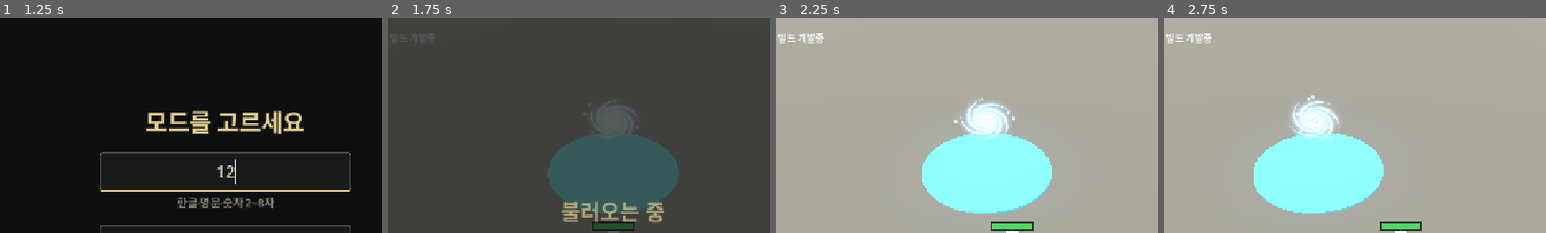
Above: before the commit, frames 1-4 (left to right).
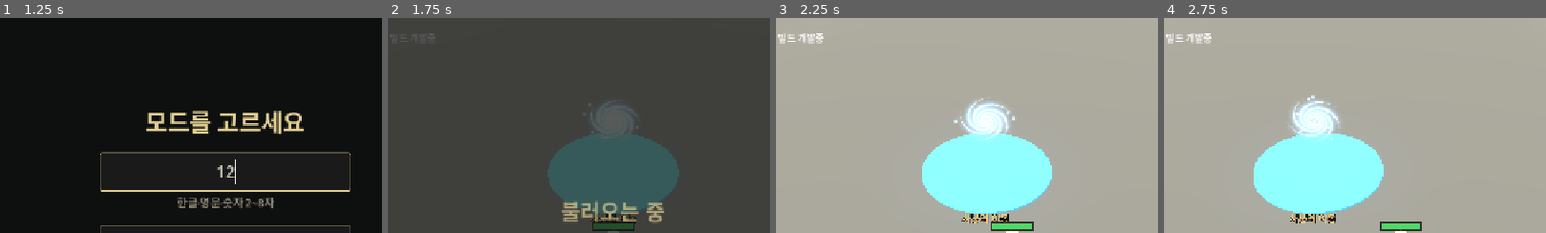
Above: after the commit, the same moments.

Repository: gogoalswo/MMORPG
Game: Godot game, scene res://start.tscn
The game is run twice, just before and just after one commit, with the same random seed, the same clock (stepped at 60 frames per second) and the same inputs.
Inputs (mouse positions are % of the whole screen's width and height, from its top left):
- Up to frame 1 (1.25 s): click (50, 36) at 0.52 s; type "12" at 0.6 s
- Up to frame 2 (1.75 s): click (50, 57) at 1.27 s
- Up to frame 3 (2.25 s): tap Enter at 2 s; move the mouse to (72, 45) at 2.02 s; hold D from 2.03 s (still down); tap 1 at 2.1 s; click (72, 45) at 2.17 s
- Up to frame 4 (2.75 s): keep holding D
The pictures show only the part of the screen within x 20-70%, y 0-50%; the shares and areas given below are measured in that part.

Frame 1 is identical in both runs. In frame 2, 0.1% of the frame differs, in the area x 53-65%, y 91-96%; in frame 3, 0.4%, in the area x 48-61%, y 91-96%; in frame 4, 0.4%.

Commit message:
차원문 아래에 '사냥터 이동' 글자를 띄운다
받침 앞 땅 가까이에 Label3D 를 billboard 로 띄워 문이 무엇인지 바로 알게 한다.
색은 단추 글자와 같은 주황빛 금 + 검은 테. ui_test 가 글자 위치를 본다.

Co-Authored-By: Claude Opus 5.5 <noreply@anthropic.com>
Claude-Session: https://claude.ai/code/session_014Npfdw5MWh7KWUaj4PP3WX

Diff:
--- a/godot/game/game.gd
+++ b/godot/game/game.gd
@@ -5034,7 +5034,7 @@
 	# 차원문. 여기 들어가면 존이 바뀐다 (World._check_gate)
 	var gate: Dictionary = zone.get("gate", {})
 	if not gate.is_empty():
-		var portal := Portal.create(gate)
+		var portal := Portal.create(gate, _ui_root.theme.default_font if _ui_root.theme != null else null)
 		portal.position.y = _ground_y(portal.position.x, portal.position.z)
 		_zone_node.add_child(portal)
 
--- a/godot/game/portal.gd
+++ b/godot/game/portal.gd
@@ -9,15 +9,22 @@
 
 const MODEL := "res://assets/models/varco_portal.glb"
 
+## 문 발치에 띄우는 글자. 단추 글자와 같은 주황빛 금 + 검은 테 (ui-art-style.md "단추 결")
+const LABEL_TEXT := "사냥터 이동"
+const LABEL_COLOR := Color("#f8c878")
+const LABEL_OUTLINE := Color("#141816")
 
-## 존 노드에 세울 차원문. gate 는 zones.json 의 gate 그대로
-static func create(gate: Dictionary) -> Node3D:
+
+## 존 노드에 세울 차원문. gate 는 zones.json 의 gate 그대로.
+## font 는 화면 글꼴(NPC 이름표와 같은 것) — 없으면 고도 기본 글꼴로 쓴다
+static func create(gate: Dictionary, font: Font = null) -> Node3D:
 	var pos: Array = gate.get("position", [0, 0])
 	var radius := float(gate.get("radius", 2.6))
 	var color := Color(gate.get("color", "#4aa8ff"))
 	var root := Node3D.new()
 	root.name = "Portal"
 	root.position = Vector3(float(pos[0]), 0.0, float(pos[1]))
+	root.add_child(_label(radius, font))
 
 	if ResourceLoader.exists(MODEL):
 		var packed: PackedScene = load(MODEL)
@@ -51,6 +58,26 @@
 	return root
 
 
+## 문 아래 "사냥터 이동". 받침 앞(카메라 쪽) 땅 가까이에 두고 늘 카메라를 보게 한다.
+## 받침에 가려지지 않게 깊이 검사를 끈다 — NPC 이름표와 같은 규칙
+static func _label(radius: float, font: Font) -> Label3D:
+	var label := Label3D.new()
+	label.name = "PortalLabel"
+	label.text = LABEL_TEXT
+	if font != null:
+		label.font = font
+	label.font_size = 72
+	label.pixel_size = 0.005
+	label.modulate = LABEL_COLOR
+	label.outline_modulate = LABEL_OUTLINE
+	label.outline_size = 14
+	label.billboard = BaseMaterial3D.BILLBOARD_ENABLED
+	label.no_depth_test = true
+	var facing := Vector3(sin(CameraRig.YAW), 0.0, cos(CameraRig.YAW))
+	label.position = facing * radius * 1.15 + Vector3(0.0, 0.15, 0.0)
+	return label
+
+
 ## 화면에서 쏜 선이 **소용돌이 원판**에 닿나.
 ##
 ## 2026-09-18 요청: "포탈 클릭 영역을 이펙트 있는 곳 눌러야 UI 열도록, 지금 너무 넓어".
--- a/godot/tests/ui_test.gd
+++ b/godot/tests/ui_test.gd
@@ -209,6 +209,12 @@
 		_fail("문 발치(받침)가 아직 문으로 잡힌다")
 	if game._gate_tapped(game._camera.unproject_position(Vector3(gx + 13.0, 0.0, gz))):
 		_fail("문에서 먼 땅이 문으로 잡힌다")
+	# 문 아래 "사냥터 이동" — 화면에서 받침보다 아래에 와야 한다
+	var portal_label := game._zone_node.find_child("PortalLabel", true, false) as Label3D
+	if portal_label == null or portal_label.text != Portal.LABEL_TEXT:
+		_fail("차원문 아래 '사냥터 이동' 글자가 없다")
+	elif game._camera.unproject_position(portal_label.global_position).y <= game._camera.unproject_position(Vector3(gx, 0.1, gz)).y:
+		_fail("'사냥터 이동' 글자가 화면에서 문 받침보다 위에 있다")
 	if ResourceLoader.exists(Portal.MODEL):
 		print("  차원문 모델: 있음, 소용돌이를 누르면 창")
 	else:
Not shown, changed: docs/features/portal-ui.md
